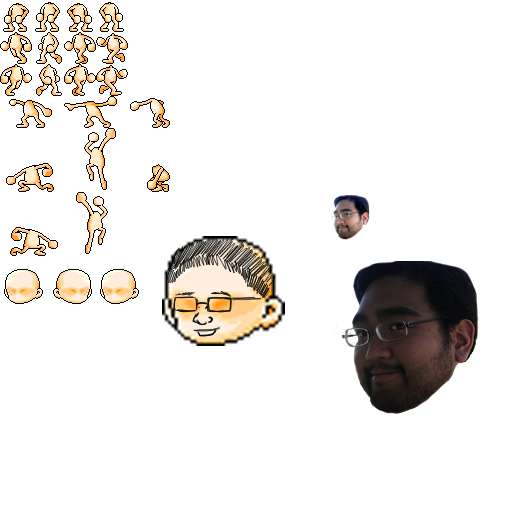
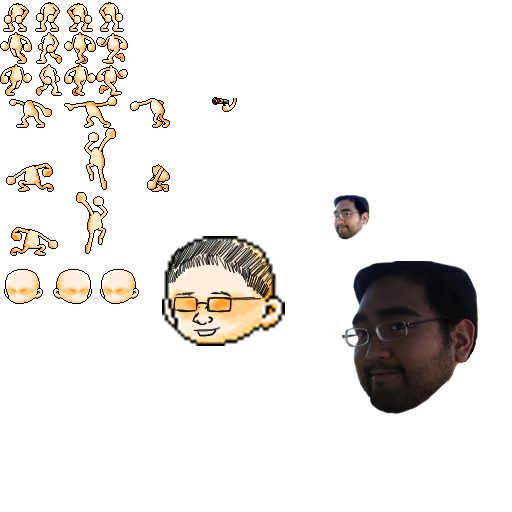
Layered file, before and after one edit (512x512). Changes by layer:
added layer "Layer 50" above "Layer 51" over 213, 98, 237, 112
added layer "Layer 51" above "faces" over 212, 97, 229, 105
